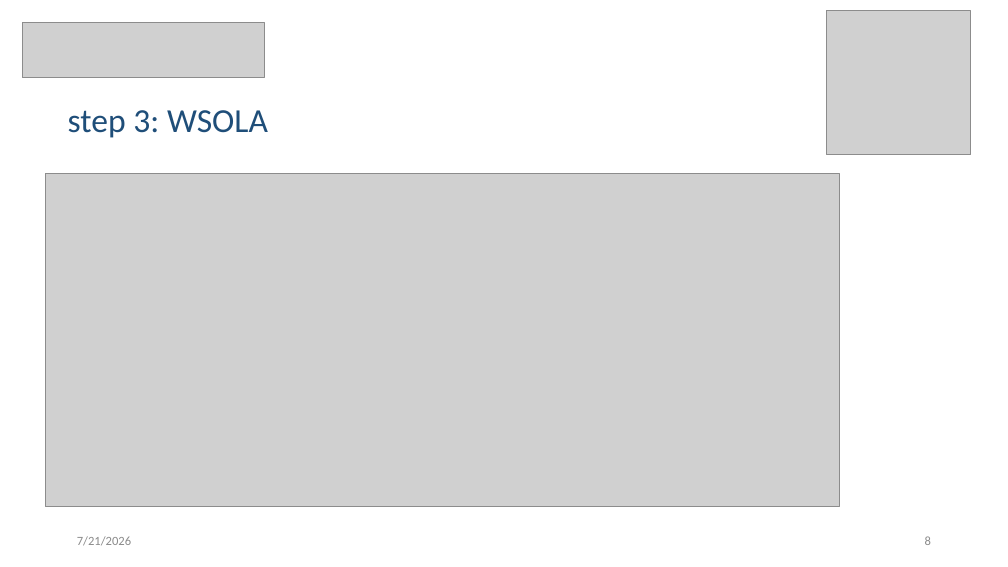
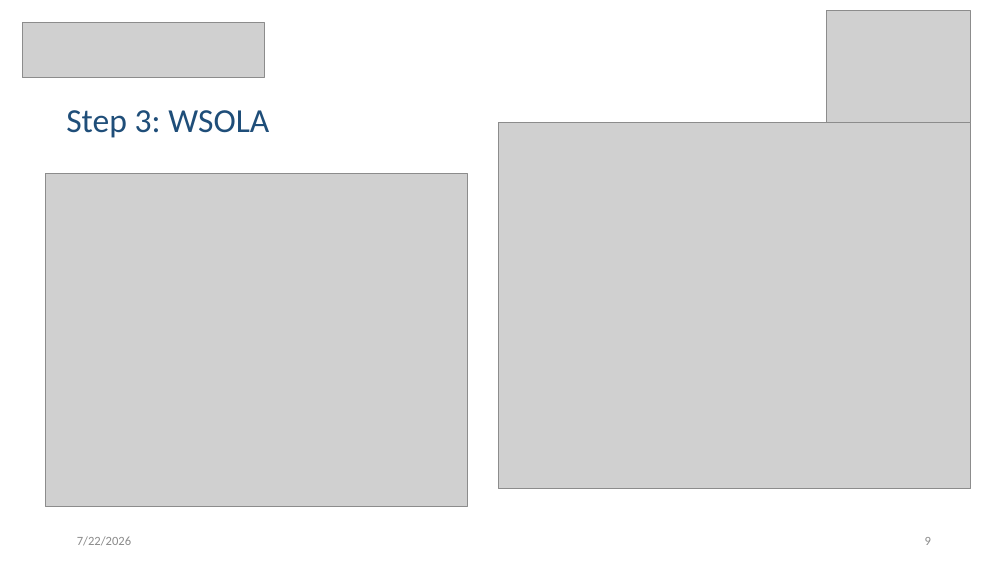
Before and after one commit to matangranottau/Final_Project, a slide deck: slide 9 of final presentation.pptx (slide 8 before the commit). Drawn at 1008x567 pixels with LibreOffice and Linux fonts; fonts in the diff are those of the drawing; grey boxes stand for pictures. Boxes give left, top, right and bottom in pixels: in the first picture for what was removed or moved away, otherwise in the second. Text is boxed around its words. In the diff, an @@ line names an element or a change of style, - is before the commit and + after.

```diff
--- a/final presentation.pptx
+++ b/final presentation.pptx
@@ text at box(66, 110, 269, 138): text changed @@
-step 3: WSOLA
+Step 3: WSOLA
@@ picture added at box(498, 123, 971, 489) @@
@@ picture: place and size @@
-picture at box(45, 174, 840, 507)
+picture at box(45, 174, 467, 507)
@@ text at box(77, 536, 131, 546): text changed @@
-7/21/2026
+7/22/2026
```
Also in this commit, not shown: 15 other slides changed, 2 slides added, 2 slides removed, 1 other file.
